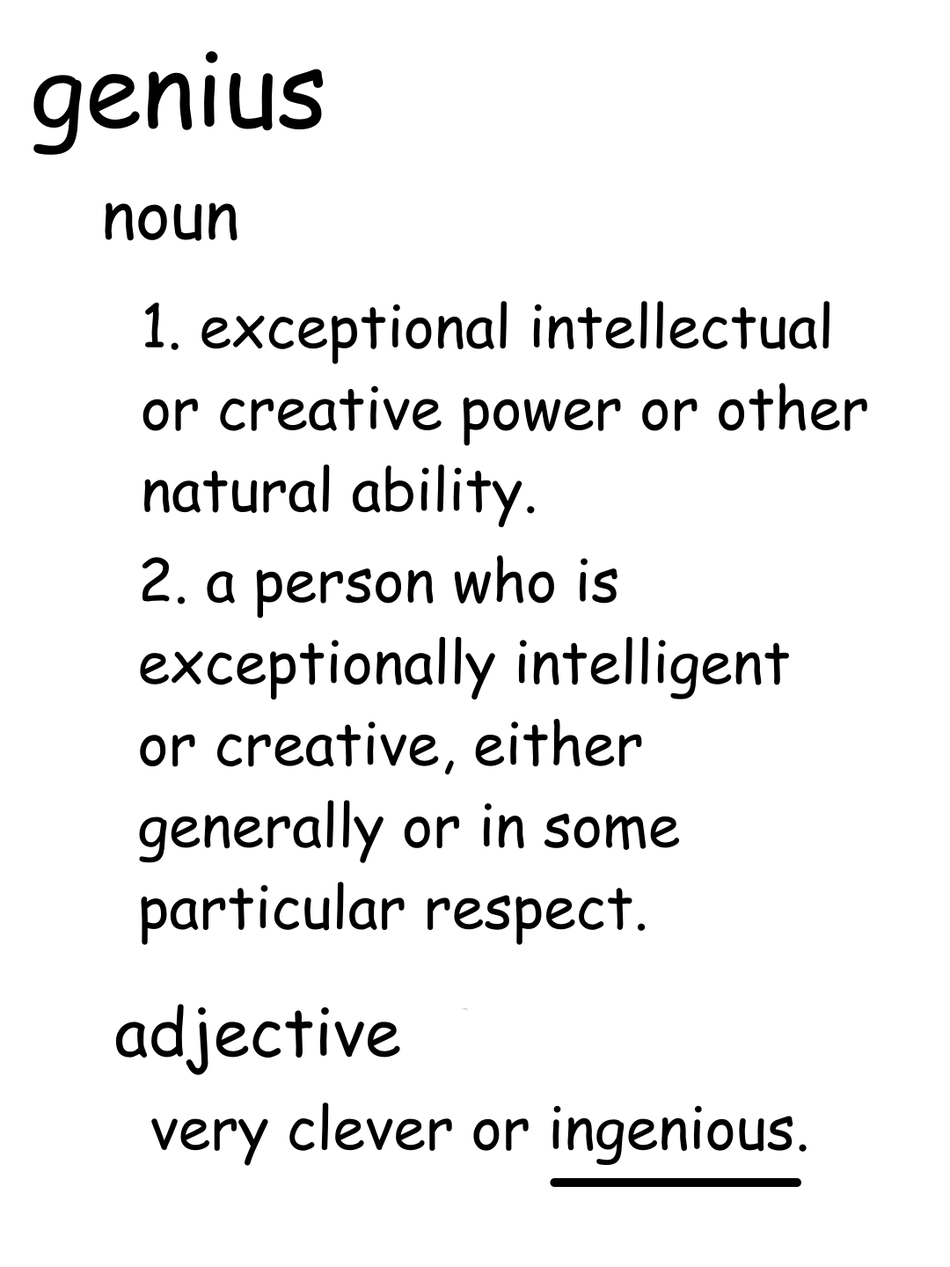
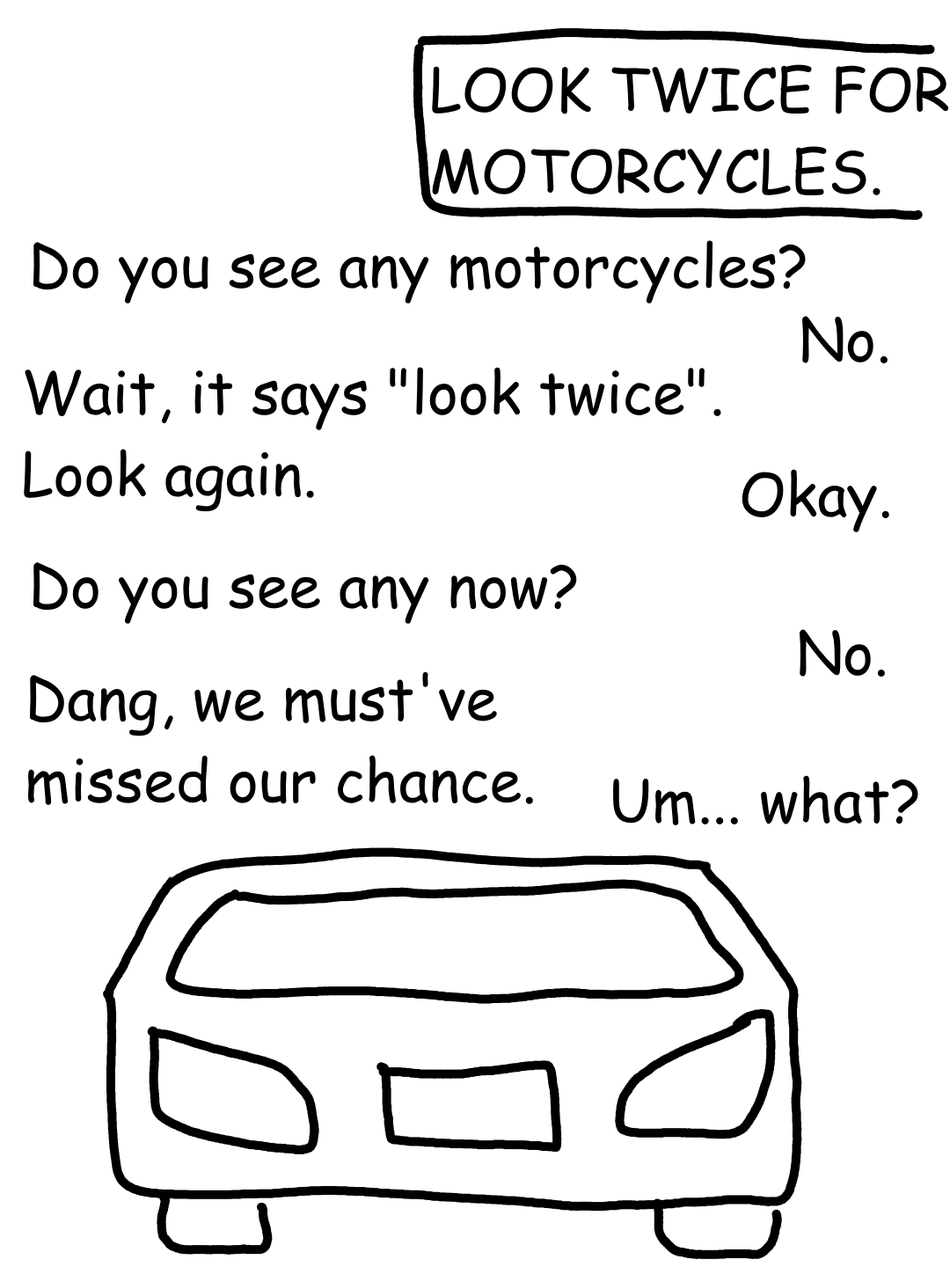
Revision of a layered 950 × 1267 image; what changed, layer by layer:
painted on "Paint Layer 1" over [59, 28, 950, 1259]
